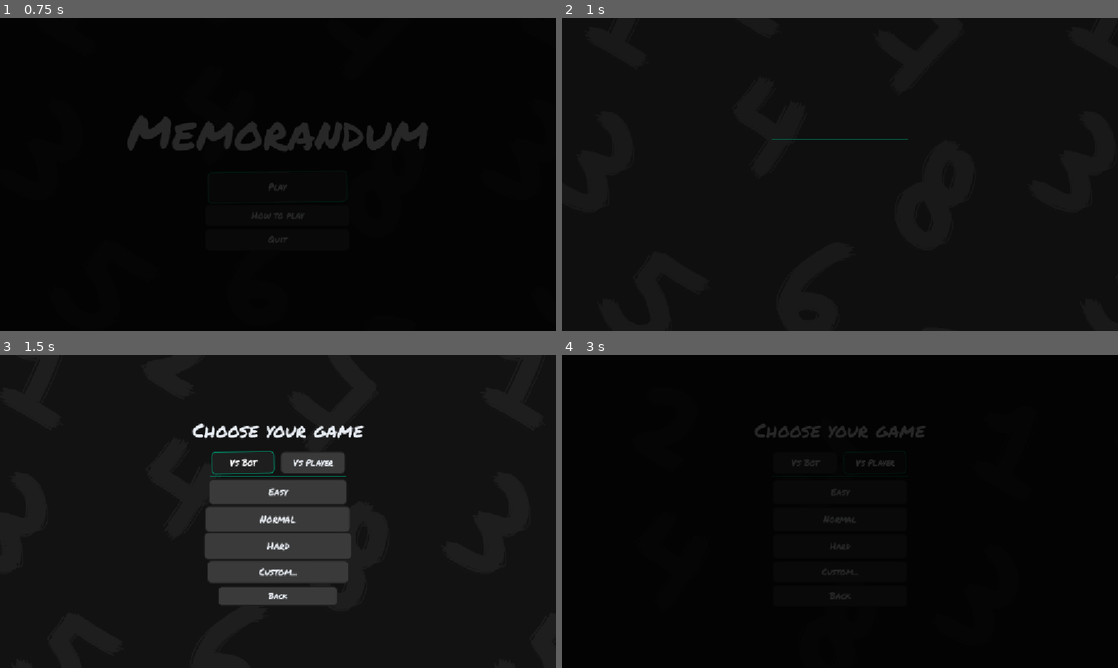
Above: before the commit, frames 1-4 (two rows, left to right).
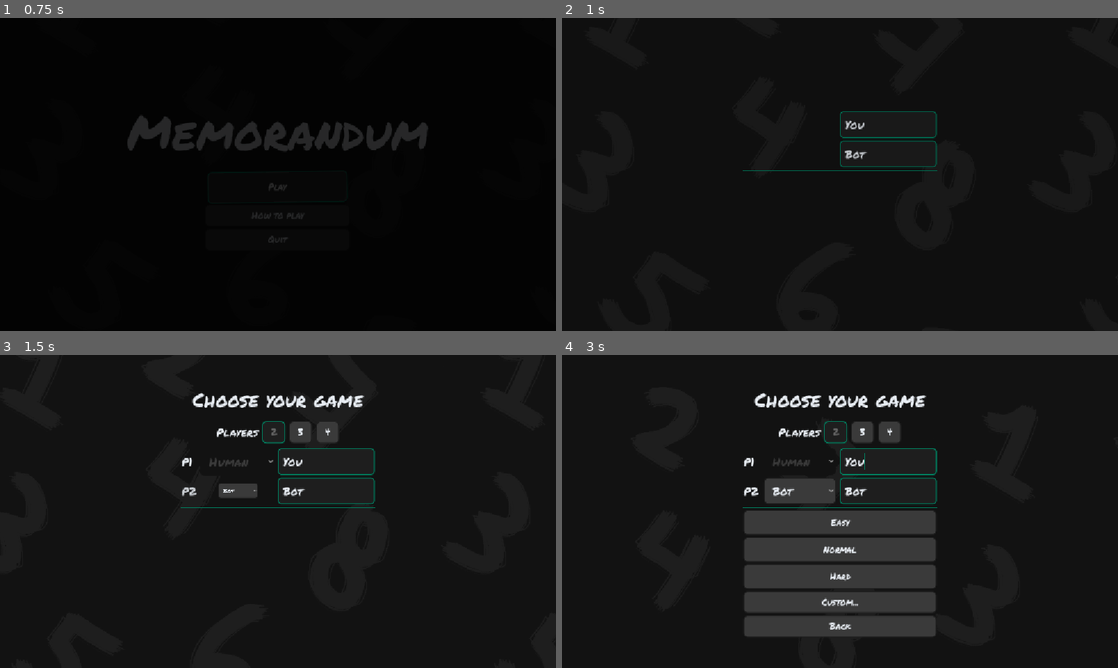
Above: after the commit, the same moments.

Repository: alan-pv/memorandum
Game: Godot game, scene res://scenes/main_menu/main_menu.tscn
The game is run twice, just before and just after one commit, with the same random seed, the same clock (stepped at 60 frames per second) and the same inputs.
Inputs (mouse positions are in pixels of both pictures, inside the frame that each line leads up to):
- Up to frame 1 (0.75 s): click "Play" at 0.5 s
- Up to frame 2 (1 s): no input
- Up to frame 3 (1.5 s): click (244, 461) at 1.25 s, where only the run before the commit has a clickable "Vs Bot"
- Up to frame 4 (3 s): click (834, 433) at 2 s, where only the run after the commit has a clickable "2"; click (873, 461) at 2.75 s, where only the run before the commit has a clickable "Vs Player"

Frame 1 is identical in both runs. In frame 2, 0.5% of the frame differs, in the area x 32-68%, y 29-49%; in frame 3, 12%; in frame 4, 24%, in the area x 12-100%, y 10-100%.

Commit message:
Seat two to four players at the same table
A match is now a list of seats instead of a player and an opponent. A seat
(core/player_slot.gd) says who sits there — a person or a bot — what they are
called and, for a bot, how sharp its memory is. GameConfig holds the seats and
derives player_names from them, so the HUD and the results screen kept working
without a line changing.

Player.setup() takes a seat rather than an index plus a config, which removed
the last 'if is_bot' branch from game.gd.

GameRules.winner_index() answered the top score instead of the seat holding it,
so on a 6-4 it said '6' and the results screen found no such player and showed
no winner at all. It now answers the position, and -1 when the top score is
shared.

The setup screens share one widget (scenes/common/player_slots_editor.gd) that
picks how many seats there are and who each one is; the online lobby reuses it
later. custom_setup gained a per-bot memory slider, and difficulty_menu lost the
Vs Bot / Vs Player toggle, which sent 'Vs Player' straight to the custom screen.

Diff:
--- a/autoloads/game_settings.gd
+++ b/autoloads/game_settings.gd
@@ -8,6 +8,7 @@
 var last_result: Dictionary = {}
 
 var last_difficulty_id: StringName = &"normal"
+
 var master_volume: float = 1.0
 var sfx_volume: float = 0.8
 
@@ -24,7 +25,9 @@
 
 
 func player_count() -> int:
-	return 2
+	if config == null:
+		return 2
+	return config.player_count()
 
 
 
--- a/core/difficulty_preset.gd
+++ b/core/difficulty_preset.gd
@@ -22,16 +22,29 @@
 @export_range(0.2, 3.0, 0.1) var reveal_time: float = 1.0
 
 
-func to_config(opponent: GameConfig.Opponent = GameConfig.Opponent.BOT) -> GameConfig:
+## Builds a match from this preset for the given seats. The seats decide who
+## plays; the preset decides the board and how sharp the bots are.
+func to_config(seats: Array[PlayerSlot]) -> GameConfig:
 	var config := GameConfig.new()
 	config.group_size = group_size
 	config.total_cards = total_cards
-	config.bot_memory = bot_memory
-	config.bot_think_time = bot_think_time
 	config.reveal_time = reveal_time
-	config.opponent = opponent
-	if opponent == GameConfig.Opponent.HUMAN:
-		config.player_names = PackedStringArray(["Player 1", "Player 2"])
-	else:
-		config.player_names = PackedStringArray(["You", "Bot"])
+
+	# The preset owns how sharp the bots are: that is what Easy/Normal/Hard
+	# means here. Every bot seat is retuned, keeping whatever name it carries.
+	var tuned: Array[PlayerSlot] = []
+	for seat in seats:
+		tuned.append(make_bot_slot(seat.display_name) if seat.is_bot() else seat)
+	config.players = tuned
 	return config
+
+
+## A bot tuned to this difficulty, ready to drop into a seat.
+func make_bot_slot(bot_name: String = "Bot") -> PlayerSlot:
+	return PlayerSlot.bot(bot_name, bot_memory, bot_think_time)
+
+
+## The seats a match uses when nobody has chosen anything: you against one bot.
+func default_seats() -> Array[PlayerSlot]:
+	var seats: Array[PlayerSlot] = [PlayerSlot.human("You"), make_bot_slot()]
+	return seats
--- a/core/game_config.gd
+++ b/core/game_config.gd
@@ -4,26 +4,47 @@
 ## The settings of a match and their validation.
 
 
-enum Opponent {
-	BOT,   ## One human against the machine.
-	HUMAN, ## Two people on the same device, taking turns.
-}
+const MIN_PLAYERS := 2
+const MAX_PLAYERS := 4
 
 @export_range(2, 5, 1) var group_size: int = 2
 
 @export_range(4, 96, 1) var total_cards: int = 16
 
-@export var opponent: Opponent = Opponent.BOT
-
-@export var player_names: PackedStringArray = PackedStringArray(["Player 1", "Bot"])
+## Who sits at the table, in turn order. Seat 0 is always the local player.
+@export var players: Array[PlayerSlot] = []
 
 @export_range(0.2, 3.0, 0.1) var reveal_time: float = 1.0
 
-@export_range(0.0, 1.0, 0.05) var bot_memory: float = 0.5
+@export var early_abort: bool = true
 
-@export_range(0.0, 2.0, 0.1) var bot_think_time: float = 0.01
+## True once the match is driven by the network. Read by game.gd to decide
+## where picks come from; nothing else in core/ cares.
+@export var online: bool = false
 
-@export var early_abort: bool = true
+## Names in turn order. Derived from the seats, so it can never drift out of
+## sync with them. The HUD and the results screen read it as a plain property.
+var player_names: PackedStringArray:
+	get:
+		var names := PackedStringArray()
+		for slot in players:
+			names.append(slot.display_name)
+		return names
+
+
+func _init() -> void:
+	if players.is_empty():
+		# Typed on its own line: assigning a bare [...] literal to an
+		# Array[PlayerSlot] fails at runtime, it stays a plain Array.
+		var default_seats: Array[PlayerSlot] = [
+			PlayerSlot.human("You"),
+			PlayerSlot.bot("Bot"),
+		]
+		players = default_seats
+
+
+func player_count() -> int:
+	return players.size()
 
 
 func group_count() -> int:
@@ -33,15 +54,7 @@
 
 
 func is_valid() -> bool:
-	if not (group_size >= 2):
-		return false
-	if not (total_cards >= group_size):
-		return false
-	if not (total_cards % group_size == 0):
-		return false
-	if not (group_count() >= 2):
-		return false
-	return true
+	return validation_error().is_empty()
 
 
 func validation_error() -> String:
@@ -53,6 +66,12 @@
 		return "The card count must be an exact multiple of the group size."
 	if not (group_count() >= 2):
 		return "One single group is not a game: there must be at least two."
+	if player_count() < MIN_PLAYERS:
+		return "A match needs at least %d players." % MIN_PLAYERS
+	if player_count() > MAX_PLAYERS:
+		return "A match cannot have more than %d players." % MAX_PLAYERS
+	if group_count() < player_count():
+		return "There are fewer groups than players: everyone must be able to score."
 	return ""
 
 
@@ -60,5 +79,39 @@
 	return duplicate(true) as GameConfig
 
 
+func to_dict() -> Dictionary:
+	var slots: Array = []
+	for slot in players:
+		slots.append(slot.to_dict())
+	return {
+		"group_size": group_size,
+		"total_cards": total_cards,
+		"reveal_time": reveal_time,
+		"early_abort": early_abort,
+		"players": slots,
+	}
+
+
+## Rebuilds a config from the wire. Values arrive from another client, so every
+## field is clamped into a range this build can actually run.
+static func from_dict(data: Dictionary) -> GameConfig:
+	var config := GameConfig.new()
+	config.group_size = clampi(int(data.get("group_size", 2)), 2, 5)
+	config.total_cards = clampi(int(data.get("total_cards", 16)), 4, 96)
+	config.reveal_time = clampf(float(data.get("reveal_time", 1.0)), 0.2, 3.0)
+	config.early_abort = bool(data.get("early_abort", true))
+	config.online = true
+
+	var slots: Array[PlayerSlot] = []
+	var raw: Array = data.get("players", [])
+	for entry in raw.slice(0, MAX_PLAYERS):
+		if entry is Dictionary:
+			slots.append(PlayerSlot.from_dict(entry))
+	config.players = slots
+	return config
+
+
 func _to_string() -> String:
-	return "GameConfig(%d cards, groups of %d, %d groups)" % [total_cards, group_size, group_count()]
+	return "GameConfig(%d cards, groups of %d, %d players)" % [
+		total_cards, group_size, player_count()
+	]
--- a/core/game_rules.gd
+++ b/core/game_rules.gd
@@ -33,9 +33,15 @@
 	return not matched.has(false)
 
 
+## Returns the SEAT of the winner, or -1 when the top score is shared.
+##
+## The seat is the POSITION in the array, not the value stored there: the old
+## two-player version answered `scores[0]` / `scores[1]`, so on a 6-4 it said
+## "6" and the results screen found no such player and showed no winner.
 static func winner_index(scores: Array[int]) -> int:
-	if (scores[0] > scores[1]):
-		return scores[0]
-	if (scores[0] < scores[1]):
-		return scores[1]
-	return -1
+	if scores.is_empty():
+		return -1
+	var best: int = scores.max()
+	if scores.count(best) > 1:
+		return -1
+	return scores.find(best)
--- /dev/null
+++ b/core/player_slot.gd
@@ -0,0 +1,87 @@
+class_name PlayerSlot
+extends Resource
+
+## One seat at the table: who sits there and how they play.
+
+
+enum Kind {
+	HUMAN,  ## A person on this device.
+	BOT,    ## The machine, tuned by memory and think time.
+	REMOTE, ## A person on another device. Only used from the online mode on.
+}
+
+const MEMORY_LABELS := {
+	0.25: "Forgetful",
+	0.50: "Average",
+	0.75: "Sharp",
+	1.00: "Perfect",
+}
+
+@export var kind: Kind = Kind.HUMAN
+
+@export var display_name: String = "Player"
+
+@export_range(0.0, 1.0, 0.05) var bot_memory: float = 0.5
+
+@export_range(0.0, 2.0, 0.1) var bot_think_time: float = 0.6
+
+## Peer id of the device that owns this seat. 0 while offline.
+@export var peer_id: int = 0
+
+
+static func human(p_name: String) -> PlayerSlot:
+	var slot := PlayerSlot.new()
+	slot.kind = Kind.HUMAN
+	slot.display_name = p_name
+	return slot
+
+
+static func bot(p_name: String, memory: float = 0.5, think_time: float = 0.6) -> PlayerSlot:
+	var slot := PlayerSlot.new()
+	slot.kind = Kind.BOT
+	slot.display_name = p_name
+	slot.bot_memory = memory
+	slot.bot_think_time = think_time
+	return slot
+
+
+func is_bot() -> bool:
+	return kind == Kind.BOT
+
+
+## Closest label for this bot's memory, for the setup screens.
+func memory_label() -> String:
+	var best_key: float = 0.5
+	var best_distance := INF
+	for key: float in MEMORY_LABELS:
+		var distance: float = absf(bot_memory - key)
+		if distance < best_distance:
+			best_distance = distance
+			best_key = key
+	return MEMORY_LABELS[best_key]
+
+
+func to_dict() -> Dictionary:
+	return {
+		"kind": int(kind),
+		"name": display_name,
+		"memory": bot_memory,
+		"think": bot_think_time,
+		"peer": peer_id,
+	}
+
+
+## Rebuilds a slot from the wire. Every field is checked: the sender may be a
+## modified client, so a missing or wrong-typed key must fall back, never crash.
+static func from_dict(data: Dictionary) -> PlayerSlot:
+	var slot := PlayerSlot.new()
+	slot.kind = clampi(int(data.get("kind", Kind.HUMAN)), 0, Kind.size() - 1) as Kind
+	slot.display_name = str(data.get("name", "Player")).substr(0, 24)
+	slot.bot_memory = clampf(float(data.get("memory", 0.5)), 0.0, 1.0)
+	slot.bot_think_time = clampf(float(data.get("think", 0.6)), 0.0, 2.0)
+	slot.peer_id = int(data.get("peer", 0))
+	return slot
+
+
+func _to_string() -> String:
+	return "PlayerSlot(%s, %s)" % [Kind.keys()[kind], display_name]
--- a/players/bot_player.gd
+++ b/players/bot_player.gd
@@ -8,11 +8,11 @@
 var think_time: float = 0.15
 
 
-func setup(p_index: int, p_name: String, config: GameConfig) -> void:
-	super.setup(p_index, p_name, config)
+func setup(p_index: int, slot: PlayerSlot) -> void:
+	super.setup(p_index, slot)
 	is_human = false
-	think_time = config.bot_think_time
-	memory = BotMemory.new(config.bot_memory)
+	think_time = slot.bot_think_time
+	memory = BotMemory.new(slot.bot_memory)
 
 
 func observe(index: int, card: CardData) -> void:
--- a/players/player.gd
+++ b/players/player.gd
@@ -13,9 +13,9 @@
 var is_human: bool = true
 
 
-func setup(p_index: int, p_name: String, _config: GameConfig) -> void:
+func setup(p_index: int, slot: PlayerSlot) -> void:
 	player_index = p_index
-	display_name = p_name
+	display_name = slot.display_name
 
 
 func request_pick(_state: GameState) -> void:
--- /dev/null
+++ b/scenes/common/player_slots_editor.gd
@@ -0,0 +1,192 @@
+class_name PlayerSlotsEditor
+extends VBoxContainer
+
+## Picks how many sit at the table and who each of them is.
+
+
+signal slots_changed(seats: Array[PlayerSlot])
+
+const KIND_LABELS := ["Human", "Bot"]
+const NAME_MAX_LENGTH := 16
+
+## Seat 0 is the person holding the device: it cannot become a bot.
+@export var lock_first_seat: bool = true
+
+@export var show_bot_tuning: bool = true
+
+var seats: Array[PlayerSlot] = []
+
+var _count_row: HBoxContainer
+var _count_buttons: Array[Button] = []
+var _seat_rows: VBoxContainer
+## Where a fresh bot comes from, so the difficulty preset decides how sharp it is.
+var _bot_factory: Callable = func() -> PlayerSlot: return PlayerSlot.bot("Bot")
+
+
+func _ready() -> void:
+	add_theme_constant_override("separation", 10)
+	_build_skeleton()
+	if seats.is_empty():
+		var starting: Array[PlayerSlot] = [PlayerSlot.human("You"), _bot_factory.call()]
+		set_seats(starting)
+	else:
+		_refresh()
+
+
+func setup(starting_seats: Array[PlayerSlot], bot_factory: Callable = Callable()) -> void:
+	if bot_factory.is_valid():
+		_bot_factory = bot_factory
+	set_seats(starting_seats)
+
+
+func set_seats(new_seats: Array[PlayerSlot]) -> void:
+	seats = new_seats.duplicate()
+	if is_node_ready():
+		_refresh()
+
+
+func _build_skeleton() -> void:
+	_count_row = HBoxContainer.new()
+	_count_row.add_theme_constant_override("separation", 8)
+	_count_row.alignment = BoxContainer.ALIGNMENT_CENTER
+	add_child(_count_row)
+
+	var caption := Label.new()
+	caption.text = "Players"
+	_count_row.add_child(caption)
+
+	_count_buttons.clear()
+	for count in range(GameConfig.MIN_PLAYERS, GameConfig.MAX_PLAYERS + 1):
+		var button := Button.new()
+		button.text = str(count)
+		button.toggle_mode = true
+		button.custom_minimum_size = Vector2(48, 0)
+		# bind() freezes the count into the callback, so every button knows its own.
+		button.pressed.connect(_on_count_pressed.bind(count))
+		_count_row.add_child(button)
+		_count_buttons.append(button)
+
+	_seat_rows = VBoxContainer.new()
+	_seat_rows.add_theme_constant_override("separation", 6)
+	add_child(_seat_rows)
+
+
+func _on_count_pressed(count: int) -> void:
+	if count == seats.size():
+		_refresh()
+		return
+	while seats.size() > count:
+		seats.pop_back()
+	while seats.size() < count:
+		seats.append(_bot_factory.call())
+	_rename_default_seats()
+	_refresh()
+	slots_changed.emit(seats)
+
+
+## Rebuilds every seat row from scratch. Cheaper to reason about than patching
+## rows in place: a seat that turns from human into bot changes which controls
+## it needs, and hiding a control would still leave a hole in the layout.
+func _refresh() -> void:
+	for i in _count_buttons.size():
+		_count_buttons[i].button_pressed = seats.size() == GameConfig.MIN_PLAYERS + i
+
+	for child in _seat_rows.get_children():
+		child.queue_free()
+
+	for i in seats.size():
+		_seat_rows.add_child(_build_seat_row(i))
+
+
+func _build_seat_row(index: int) -> Control:
+	var slot := seats[index]
+
+	var row := HBoxContainer.new()
+	row.add_theme_constant_override("separation", 8)
+
+	var tag := Label.new()
+	tag.text = "P%d" % (index + 1)
+	tag.custom_minimum_size = Vector2(34, 0)
+	row.add_child(tag)
+
+	var kind_picker := OptionButton.new()
+	for label in KIND_LABELS:
+		kind_picker.add_item(label)
+	kind_picker.selected = 1 if slot.is_bot() else 0
+	kind_picker.custom_minimum_size = Vector2(104, 0)
+	kind_picker.disabled = index == 0 and lock_first_seat
+	kind_picker.item_selected.connect(_on_kind_selected.bind(index))
+	row.add_child(kind_picker)
+
+	var name_field := LineEdit.new()
+	name_field.text = slot.display_name
+	name_field.max_length = NAME_MAX_LENGTH
+	name_field.size_flags_horizontal = Control.SIZE_EXPAND_FILL
+	name_field.custom_minimum_size = Vector2(140, 0)
+	name_field.text_changed.connect(_on_name_changed.bind(index))
+	row.add_child(name_field)
+
+	if slot.is_bot() and show_bot_tuning:
+		row.add_child(_build_memory_control(index, slot))
+
+	return row
+
+
+func _build_memory_control(index: int, slot: PlayerSlot) -> Control:
+	var box := VBoxContainer.new()
+	box.custom_minimum_size = Vector2(150, 0)
+
+	var caption := Label.new()
+	caption.text = "Memory: %s" % slot.memory_label()
+	caption.add_theme_font_size_override("font_size", 13)
+	box.add_child(caption)
+
+	var slider := HSlider.new()
+	slider.min_value = 0.0
+	slider.max_value = 1.0
+	slider.step = 0.05
+	slider.value = slot.bot_memory
+	slider.value_changed.connect(_on_memory_changed.bind(index, caption))
+	box.add_child(slider)
+
+	return box
+
+
+func _on_kind_selected(choice: int, index: int) -> void:
+	var was_bot := seats[index].is_bot()
+	var wants_bot := choice == 1
+	if was_bot == wants_bot:
+		return
+
+	seats[index] = _bot_factory.call() if wants_bot else PlayerSlot.human("Player")
+	_rename_default_seats()
+	_refresh()
+	slots_changed.emit(seats)
+
+
+func _on_name_changed(new_text: String, index: int) -> void:
+	seats[index].display_name = new_text
+	slots_changed.emit(seats)
+
+
+func _on_memory_changed(value: float, index: int, caption: Label) -> void:
+	seats[index].bot_memory = value
+	caption.text = "Memory: %s" % seats[index].memory_label()
+	slots_changed.emit(seats)
+
+
+## Keeps the untouched default names numbered: "Bot", "Bot 2", "Player 2"...
+## A name the player typed themselves is never overwritten.
+func _rename_default_seats() -> void:
+	var bots := 0
+	var humans := 0
+	for i in seats.size():
+		var slot := seats[i]
+		if slot.is_bot():
+			bots += 1
+			if slot.display_name.begins_with("Bot"):
+				slot.display_name = "Bot" if bots == 1 else "Bot %d" % bots
+		else:
+			humans += 1
+			if i > 0 and slot.display_name.begins_with("Player"):
+				slot.display_name = "Player %d" % humans
--- a/scenes/custom_setup/custom_setup.gd
+++ b/scenes/custom_setup/custom_setup.gd
@@ -7,13 +7,13 @@
 @onready var _total_cards_spin: SpinBox = %TotalCardsSpin
 @onready var _summary_label: Label = %SummaryLabel
 @onready var _error_label: Label = %ErrorLabel
-@onready var _bot_memory_slider: HSlider = %BotMemorySlider
-@onready var _bot_memory_label: Label = %BotMemoryLabel
+@onready var _seats_holder: VBoxContainer = %SeatsHolder
 @onready var _start_button: Button = %StartButton
 @onready var _fix_button: Button = %FixButton
 @onready var _back_button: Button = %BackButton
 
 var config: GameConfig
+var _seats_editor: PlayerSlotsEditor
 
 
 func _ready() -> void:
@@ -21,13 +21,11 @@
 
 	_group_size_spin.value = config.group_size
 	_total_cards_spin.value = config.total_cards
-	_bot_memory_slider.value = config.bot_memory
-	_bot_memory_slider.visible = config.opponent == GameConfig.Opponent.BOT
-	_bot_memory_label.visible = _bot_memory_slider.visible
+
+	_build_seats_editor()
 
 	_group_size_spin.value_changed.connect(_on_value_changed)
 	_total_cards_spin.value_changed.connect(_on_value_changed)
-	_bot_memory_slider.value_changed.connect(_on_value_changed)
 	_start_button.pressed.connect(_on_start_pressed)
 	_fix_button.pressed.connect(_on_fix_pressed)
 	_back_button.pressed.connect(_on_back_pressed)
@@ -35,16 +33,28 @@
 	_refresh()
 
 
+func _build_seats_editor() -> void:
+	_seats_editor = PlayerSlotsEditor.new()
+	# Here there is no difficulty preset, so each bot is tuned by hand.
+	_seats_editor.show_bot_tuning = true
+	_seats_holder.add_child(_seats_editor)
+	if not config.players.is_empty():
+		_seats_editor.setup(config.players)
+	_seats_editor.slots_changed.connect(_on_seats_changed)
+
+
 func _on_value_changed(_v: float) -> void:
+	_refresh()
+
+
+func _on_seats_changed(_seats: Array[PlayerSlot]) -> void:
 	_refresh()
 
 
 func _refresh() -> void:
 	config.group_size = int(_group_size_spin.value)
 	config.total_cards = int(_total_cards_spin.value)
-	config.bot_memory = _bot_memory_slider.value
-
-	_bot_memory_label.text = "Bot memory: %d%%" % roundi(config.bot_memory * 100.0)
+	config.players = _seats_editor.seats.duplicate()
 
 	var error := config.validation_error()
 	var valid := config.is_valid()
@@ -55,21 +65,24 @@
 	_start_button.disabled = not valid
 
 	if valid:
-		_summary_label.text = "%d cards · %d groups of %d matching" % [
-			config.total_cards, config.group_count(), config.group_size
+		_summary_label.text = "%d cards · %d groups of %d matching · %d players" % [
+			config.total_cards, config.group_count(), config.group_size, config.player_count()
 		]
 	else:
 		_summary_label.text = "—"
 
 
+## Snaps the card count to the nearest number that divides into whole groups,
+## leaving at least one group per player so nobody is guaranteed a zero.
 func _on_fix_pressed() -> void:
 	var group_size := maxi(2, int(_group_size_spin.value))
 	var total := int(_total_cards_spin.value)
 	var lower := total - (total % group_size)
 	var upper := lower + group_size
 	var fixed := upper if (total - lower) > (upper - total) else lower
-	if fixed < group_size * 2:
-		fixed = group_size * 2
+	var minimum := group_size * maxi(2, config.player_count())
+	if fixed < minimum:
+		fixed = minimum
 	_total_cards_spin.value = fixed
 	_refresh()
 
--- a/scenes/custom_setup/custom_setup.tscn
+++ b/scenes/custom_setup/custom_setup.tscn
@@ -92,17 +92,9 @@
 [node name="Separator" type="HSeparator" parent="Center/Panel/VBox" unique_id=357050937]
 layout_mode = 2
 
-[node name="BotMemoryLabel" type="Label" parent="Center/Panel/VBox" unique_id=234602525]
+[node name="SeatsHolder" type="VBoxContainer" parent="Center/Panel/VBox" unique_id=234602525]
 unique_name_in_owner = true
 layout_mode = 2
-text = "Bot memory: 50%"
-
-[node name="BotMemorySlider" type="HSlider" parent="Center/Panel/VBox" unique_id=1155293561]
-unique_name_in_owner = true
-layout_mode = 2
-max_value = 1.0
-step = 0.05
-value = 0.5
 
 [node name="Buttons" type="HBoxContainer" parent="Center/Panel/VBox" unique_id=829793898]
 layout_mode = 2
--- a/scenes/difficulty_menu/difficulty_menu.gd
+++ b/scenes/difficulty_menu/difficulty_menu.gd
@@ -1,28 +1,39 @@
 extends Control
 
-## Opponent and difficulty selection.
+## Table setup and difficulty selection.
 
 
 @export var presets: Array[DifficultyPreset] = []
 
+@onready var _seats_holder: VBoxContainer = %SeatsHolder
 @onready var _preset_container: VBoxContainer = %PresetContainer
-@onready var _vs_bot_button: Button = %VsBotButton
-@onready var _vs_human_button: Button = %VsHumanButton
 @onready var _custom_button: Button = %CustomButton
 @onready var _back_button: Button = %BackButton
 
-var _opponent: GameConfig.Opponent = GameConfig.Opponent.BOT
+var _seats_editor: PlayerSlotsEditor
 
 
 func _ready() -> void:
-	_vs_bot_button.pressed.connect(_select_opponent.bind(GameConfig.Opponent.BOT))
-	_vs_human_button.pressed.connect(_select_opponent.bind(GameConfig.Opponent.HUMAN))
-	_vs_human_button.pressed.connect(_on_custom_pressed)
 	_custom_button.pressed.connect(_on_custom_pressed)
 	_back_button.pressed.connect(_on_back_pressed)
 
-	_select_opponent(GameConfig.Opponent.BOT)
+	_build_seats_editor()
 	_build_preset_buttons()
+
+
+func _build_seats_editor() -> void:
+	_seats_editor = PlayerSlotsEditor.new()
+	# The preset owns bot difficulty on this screen, so no per-bot slider here.
+	_seats_editor.show_bot_tuning = false
+	_seats_holder.add_child(_seats_editor)
+
+	# Declared typed on its own line: a ternary that can yield a bare []
+	# would hand setup() a plain Array and blow up on the typed parameter.
+	var starting: Array[PlayerSlot] = []
+	if GameSettings.config != null:
+		starting = GameSettings.config.players
+	if not starting.is_empty():
+		_seats_editor.setup(starting)
 
 
 func _build_preset_buttons() -> void:
@@ -49,23 +60,19 @@
 	_preset_container.get_child(0).grab_focus()
 
 
-func _select_opponent(value: GameConfig.Opponent) -> void:
-	_opponent = value
-	_vs_bot_button.button_pressed = value == GameConfig.Opponent.BOT
-	_vs_human_button.button_pressed = value == GameConfig.Opponent.HUMAN
-
-
 func _on_preset_pressed(preset: DifficultyPreset) -> void:
+	var config := preset.to_config(_seats_editor.seats)
+	if not config.is_valid():
+		push_warning("That table cannot be played: " + config.validation_error())
+		return
 	GameSettings.last_difficulty_id = preset.id
-	GameSettings.start_new_game(preset.to_config(_opponent))
+	GameSettings.start_new_game(config)
 	SceneSwitcher.go_to(SceneSwitcher.GAME)
 
 
 func _on_custom_pressed() -> void:
 	var base := GameConfig.new()
-	base.opponent = _opponent
-	if _opponent == GameConfig.Opponent.HUMAN:
-		base.player_names = PackedStringArray(["Player 1", "Player 2"])
+	base.players = _seats_editor.seats.duplicate()
 	GameSettings.config = base
 	SceneSwitcher.go_to(SceneSwitcher.CUSTOM_SETUP)
 
--- a/scenes/difficulty_menu/difficulty_menu.tscn
+++ b/scenes/difficulty_menu/difficulty_menu.tscn
@@ -56,26 +56,10 @@
 layout_mode = 2
 size_flags_horizontal = 4
 
-[node name="OpponentRow" type="HBoxContainer" parent="Center/VBox/VBoxContainer2" unique_id=1842160144]
+[node name="SeatsHolder" type="VBoxContainer" parent="Center/VBox/VBoxContainer2" unique_id=1842160144]
+unique_name_in_owner = true
+custom_minimum_size = Vector2(400, 0)
 layout_mode = 2
-theme_override_constants/separation = 10
-
-[node name="VsBotButton" type="Button" parent="Center/VBox/VBoxContainer2/OpponentRow" unique_id=474362234]
-unique_name_in_owner = true
-custom_minimum_size = Vector2(134, 0)
-layout_mode = 2
-size_flags_horizontal = 3
-toggle_mode = true
-button_pressed = true
-text = "Vs Bot"
-
-[node name="VsHumanButton" type="Button" parent="Center/VBox/VBoxContainer2/OpponentRow" unique_id=1618000773]
-unique_name_in_owner = true
-custom_minimum_size = Vector2(134, 0)
-layout_mode = 2
-size_flags_horizontal = 3
-toggle_mode = true
-text = "Vs Player"
 
 [node name="Separator" type="HSeparator" parent="Center/VBox/VBoxContainer2" unique_id=1765143869]
 layout_mode = 2
--- a/scenes/game/game.gd
+++ b/scenes/game/game.gd
@@ -10,7 +10,6 @@
 var config: GameConfig
 var state: GameState
 var players: Array[Player] = []
-
 var turns_taken: int = 0
 var elapsed_seconds: float = 0.0
 
@@ -42,22 +41,24 @@
 func _create_players() -> void:
 	players.clear()
 
-	var human := HumanPlayer.new()
-	human.name = "Player1"
-	human.setup(0, config.player_names[0], config)
-	add_child(human)
-	players.append(human)
-
-	var second: Player
-	if config.opponent == GameConfig.Opponent.BOT:
-		second = BotPlayer.new()
-		second.name = "Bot"
-	else:
-		second = HumanPlayer.new()
-		second.name = "Player2"
-	second.setup(1, config.player_names[1], config)
-	add_child(second)
-	players.append(second)
+	for i in config.players.size():
+		var slot := config.players[i]
+		var player := _player_for_slot(slot)
+		player.name = "Seat%d" % i
+		player.setup(i, slot)
+		add_child(player)
+		players.append(player)
+
+
+func _player_for_slot(slot: PlayerSlot) -> Player:
+	match slot.kind:
+		PlayerSlot.Kind.BOT:
+			return BotPlayer.new()
+		PlayerSlot.Kind.REMOTE:
+			push_error("Remote seats are not playable yet: the online mode lands in a later phase.")
+			return HumanPlayer.new()
+		_:
+			return HumanPlayer.new()
 
 
 func _create_state() -> void:
Not shown, added: core/player_slot.gd.uid
Not shown, added: scenes/common/player_slots_editor.gd.uid
